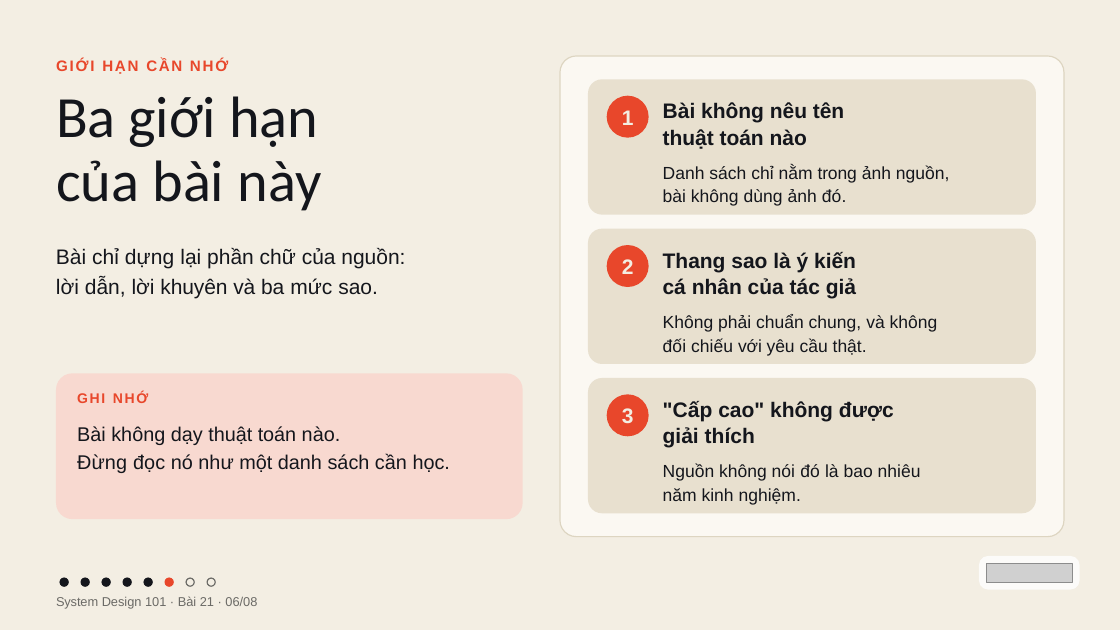
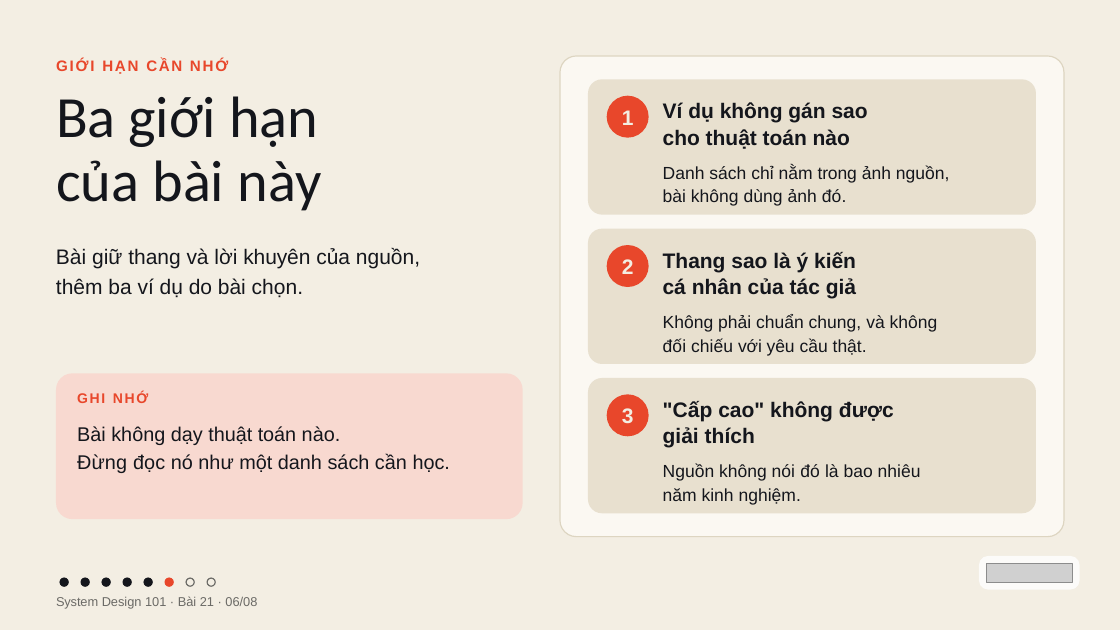
Before and after one commit to vohoailinh90/tool-marketing-studio, a slide deck: slide 6 of system-design-101/vi/lessons/sd-10-021/slides/sd-10-021.pptx. Drawn at 1120x630 pixels with LibreOffice and Linux fonts; fonts in the diff are those of the drawing; grey boxes stand for pictures. Boxes give left, top, right and bottom in pixels: in the first picture for what was removed or moved away, otherwise in the second. Text is boxed around its words. In the diff, an @@ line names an element or a change of style, - is before the commit and + after.

```diff
--- a/system-design-101/vi/lessons/sd-10-021/slides/sd-10-021.pptx
+++ b/system-design-101/vi/lessons/sd-10-021/slides/sd-10-021.pptx
@@ text at (663, 102, 868, 149): text changed @@
-Bài không nêu tên
-thuật toán nào
+Ví dụ không gán sao
+cho thuật toán nào
@@ text at (56, 248, 420, 298): text changed @@
-Bài chỉ dựng lại phần chữ của nguồn:
-lời dẫn, lời khuyên và ba mức sao.
+Bài giữ thang và lời khuyên của nguồn,
+thêm ba ví dụ do bài chọn.
```
Also in this commit, not shown: 4 other slides changed, 1 slide added, 1 slide removed, 4 other files.
